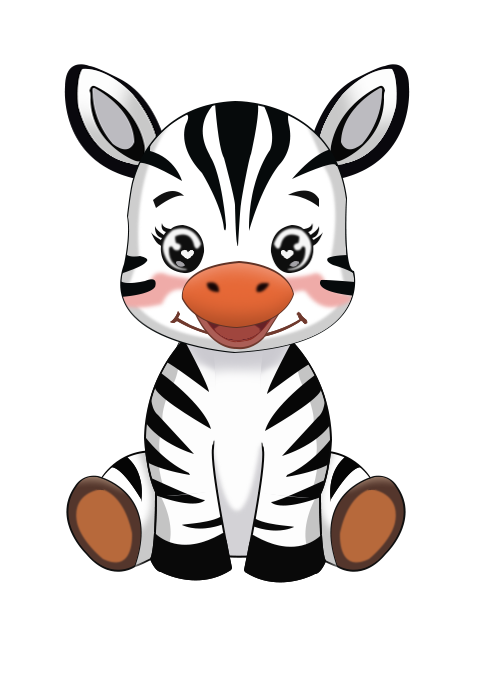
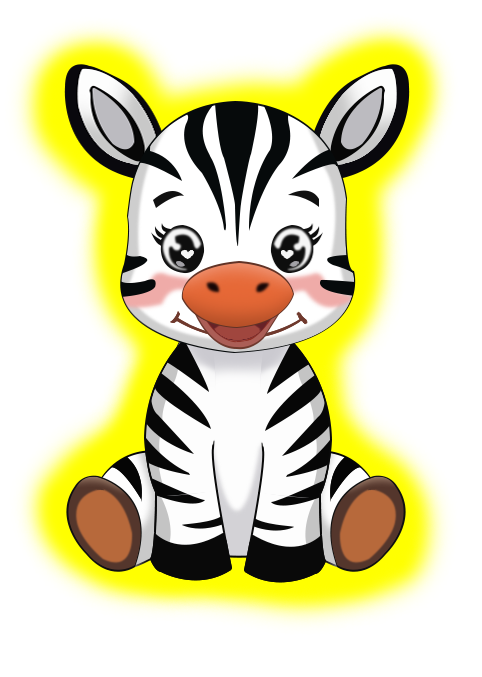
Revision of a layered 482 × 677 image; what changed, layer by layer:
added layer "Layer 6" above "Layer 5" over [13, 279, 455, 633]
added layer "Layer 5" above "Layer 4" over [233, 16, 456, 230]
added layer "Layer 4" above "Layer 3" over [8, 19, 212, 228]
added layer "Layer 3" above "Background" over [70, 53, 407, 394]
hid "Background" over [8, 16, 456, 633]
